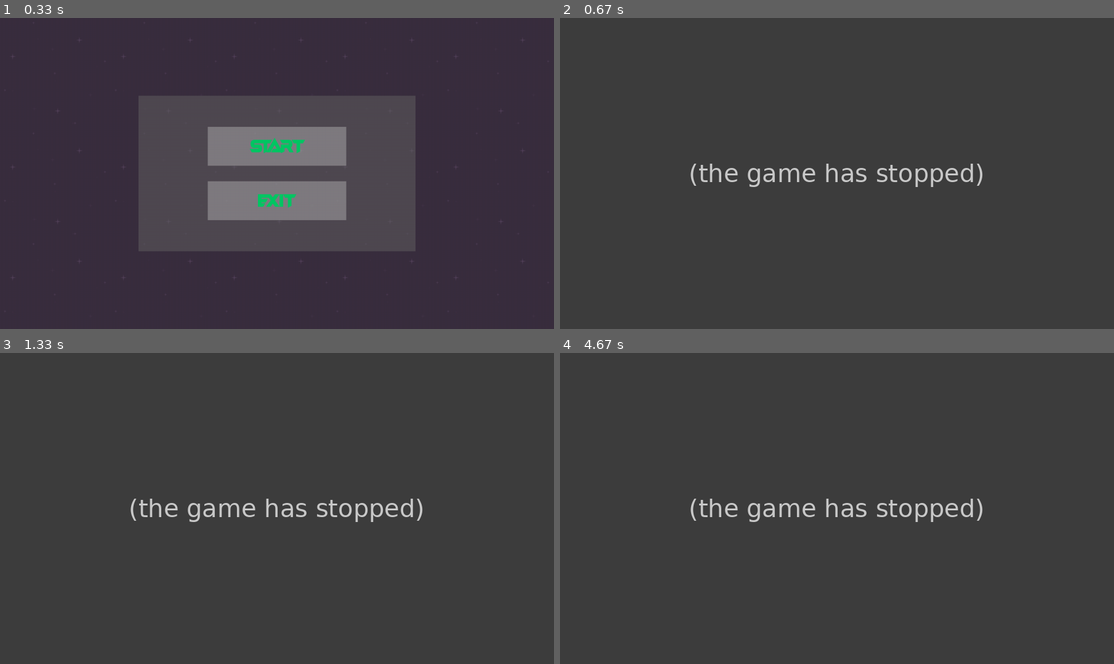
Above: before the commit, frames 1-4 (two rows, left to right).
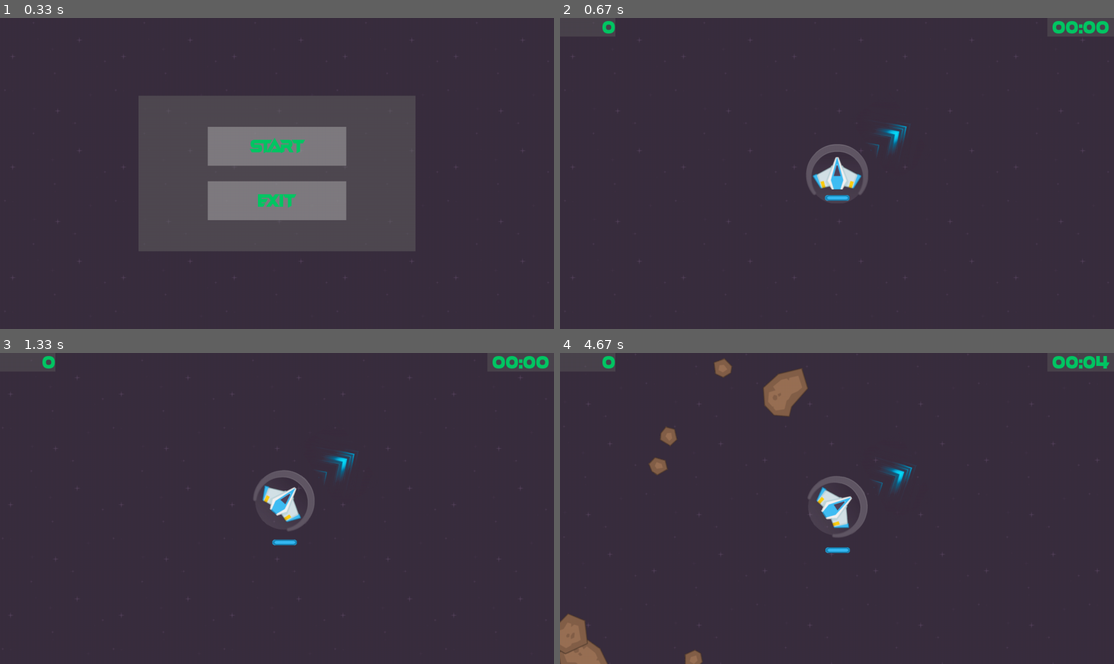
Above: after the commit, the same moments.

Repository: genericprogrammerdude/pygamengn
Game: pygame game, started from main.py
Two runs of this game, one before a commit and one after it. Both use one fixed random seed, a clock stepped at 60 frames per second and the inputs below.
Inputs (mouse positions are in pixels of both pictures, inside the frame that each line leads up to):
- Up to frame 1 (0.33 s): no input
- Up to frame 2 (0.67 s): click "Start" at 0.38 s
- Up to frame 3 (1.33 s): hold D 0.67-1.13 s; move the mouse to (332, 530) at 0.7 s; hold W from 1.17 s (still down)
- Up to frame 4 (4.67 s): release W at 1.47 s; hold D 1.5-1.97 s; hold A 2-2.53 s; hold S 2.57-2.87 s; hold A 2.9-3.3 s; hold W 3.33-3.7 s; hold D 3.73-4.37 s; hold S from 4.4 s (still down)

Frame 1 is identical in both runs. In frame 2, 2.5% of the frame differs, in the area x 2-100%, y 0-84%; in frame 3, 2.6%; in frame 4, 4.8%, in the area x 0-100%, y 0-100%.
Error before the commit: AttributeError: 'builtin_function_or_method' object has no attribute 'as_polar' (ship.py lin...; the game stopped at 0.45 s (later frames are placeholders)

Commit message:
Added Waypoint class to wrap Trigger.

Diff:
--- a/Assets/inventory.json
+++ b/Assets/inventory.json
@@ -726,10 +726,11 @@
                 ]
             },
             "Waypoint": {
-                "class_name": "Trigger",
+                "class_name": "Waypoint",
                 "kwargs": {
                     "image:image": "waypoint",
-                    "kill_when_off_screen": false
+                    "kill_when_off_screen": false,
+                    "distance": 1000
                 },
                 "groups": [
                     "RenderGroup",
--- a/GameEngine/trigger.py
+++ b/GameEngine/trigger.py
@@ -1,5 +1,3 @@
-import pygame
-
 from game_object import GameObject
 from game_object_factory import GameObjectFactory
 
--- a/ship.py
+++ b/ship.py
@@ -35,7 +35,7 @@
             # Position and orient the nav arrow
             direction = (self.waypoint.pos - self.pos).normalize()
             self.nav_arrow.set_pos(self.pos + direction * 150)
-            _, angle = dir.as_polar()
+            _, angle = direction.as_polar()
             self.nav_arrow.set_heading(270 - angle)
 
     def set_velocity(self, velocity):
--- a/space_shooter_game.py
+++ b/space_shooter_game.py
@@ -13,7 +13,7 @@
 from shield import Shield
 from ship import Ship
 from sprite_group import SpriteGroup
-from trigger import Trigger
+from waypoint import Waypoint
 
 
 class Mode(Enum):
@@ -111,8 +111,8 @@
         if self.waypoint:
             self.waypoint.die(self.player)
         angle = numpy.deg2rad(random.randrange(0, 360))
-        pos = self.player.pos + 500 * pygame.Vector2(numpy.cos(angle), numpy.sin(angle))
         self.waypoint = GameObjectFactory.create(self.waypoint_type)
+        pos = self.player.pos + self.waypoint.distance * pygame.Vector2(numpy.cos(angle), numpy.sin(angle))
         self.waypoint.set_pos(pos)
         self.waypoint.set_enter_callback(self.create_waypoint)
         self.player.set_waypoint(self.waypoint)
--- /dev/null
+++ b/waypoint.py
@@ -0,0 +1,11 @@
+from game_object_factory import GameObjectFactory
+from trigger import Trigger
+
+
+@GameObjectFactory.register("Waypoint")
+class Waypoint(Trigger):
+    """A trigger triggers actions when game objects enter them."""
+
+    def __init__(self, distance, **kwargs):
+        super().__init__(**kwargs)
+        self.distance = distance
